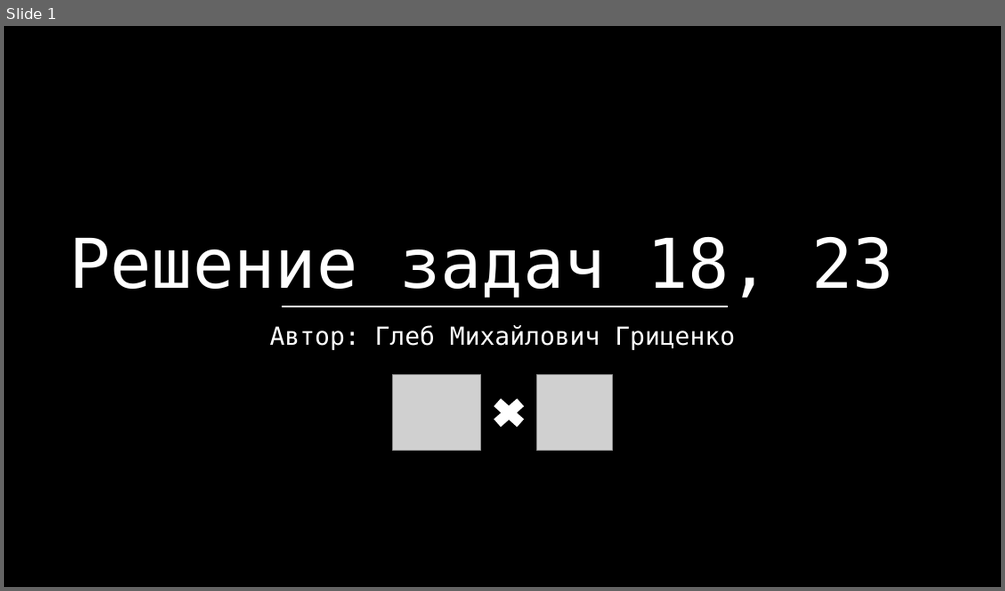
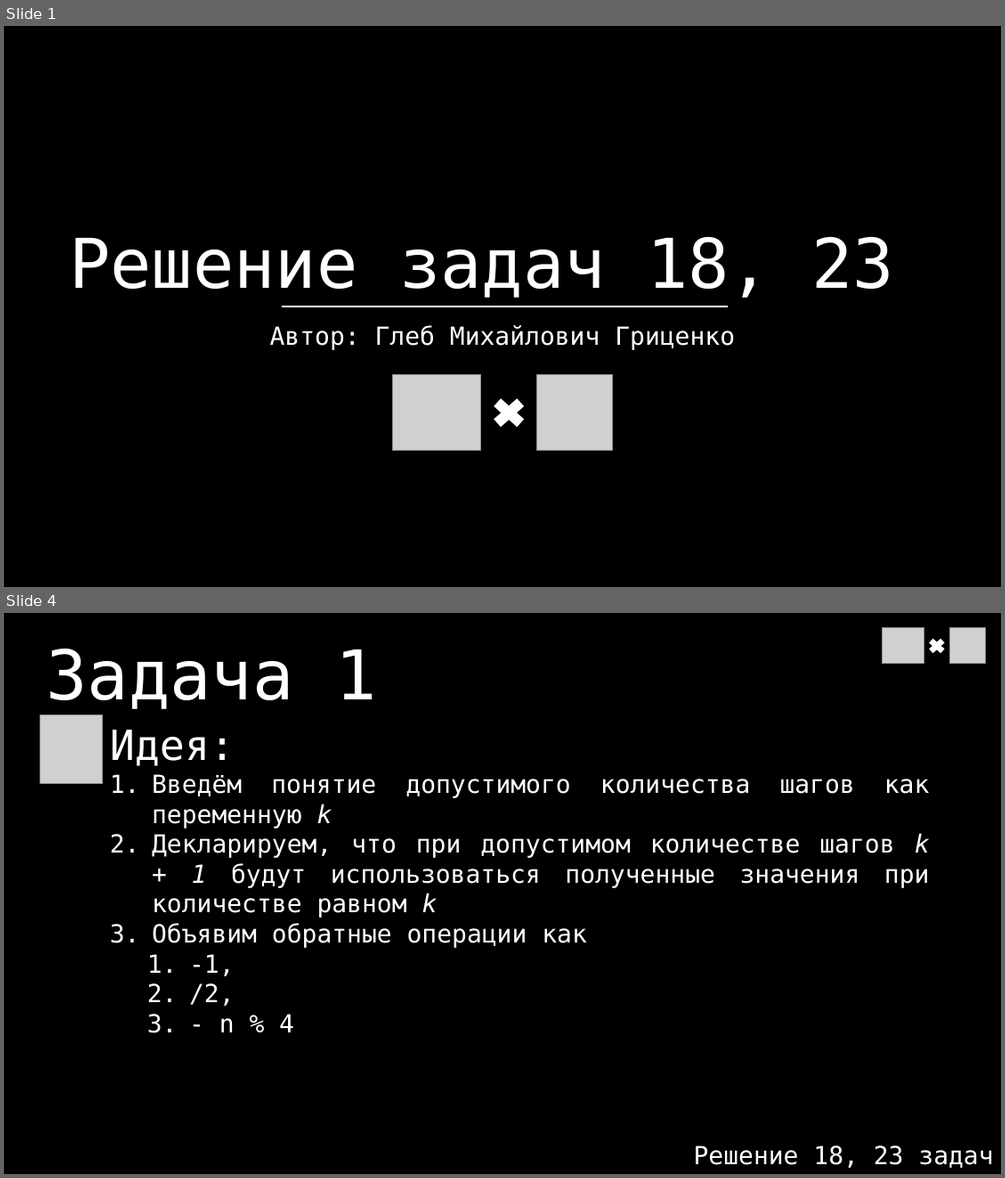
Before and after one commit to glebocrew/TI_1, a slide deck: Presentation.pptx. Shown one above the other, each under a label of ours: slide 1 before the commit, slides 1 and 4 after it; the slides between them are not shown. The pictures are 1005x591 and 1005x1178 pixels, drawn with LibreOffice and Linux fonts; fonts in the diff are those of the drawing; grey boxes stand for pictures. Boxes give left, top, right and bottom in pixels: in the first picture for what was removed or moved away, otherwise in the second. Text is boxed around its words. In the diff, an @@ line names an element or a change of style, - is before the commit and + after.

```diff
--- a/Presentation.pptx
+++ b/Presentation.pptx
@@ slide 4 added at (x1=4, y1=613, x2=1001, y2=1174), background #000000 @@
@@ picture added at (x1=882, y1=628, x2=923, y2=664) @@
@@ cross added at (x1=927, y1=637, x2=947, y2=655), fill #FFFFFF, outline #FFFFFF 1.5 pt @@
@@ picture added at (x1=950, y1=628, x2=986, y2=664) @@
@@ text added at (x1=47, y1=649, x2=376, y2=709), 66 pt, text #FFFFFF @@
+Задача 1
@@ picture added at (x1=40, y1=714, x2=102, y2=784) @@
@@ text added at (x1=110, y1=730, x2=930, y2=1032), 24 pt, text #FFFFFF @@
+Идея:
+1. Введём понятие допустимого количества шагов как переменную k
+2. Декларируем, что при допустимом количестве шагов k + 1 будут использоваться полученные значения при количестве равном k
+3. Объявим обратные операции как
+  1. -1,
+  2. /2,
+  3. - n % 4
@@ text added at (x1=694, y1=1145, x2=993, y2=1167), 24 pt, text #FFFFFF @@
+Решение 18, 23 задач
```
Also in this commit, not shown: 2 slides changed, 7 other slides added, 1 other file.
